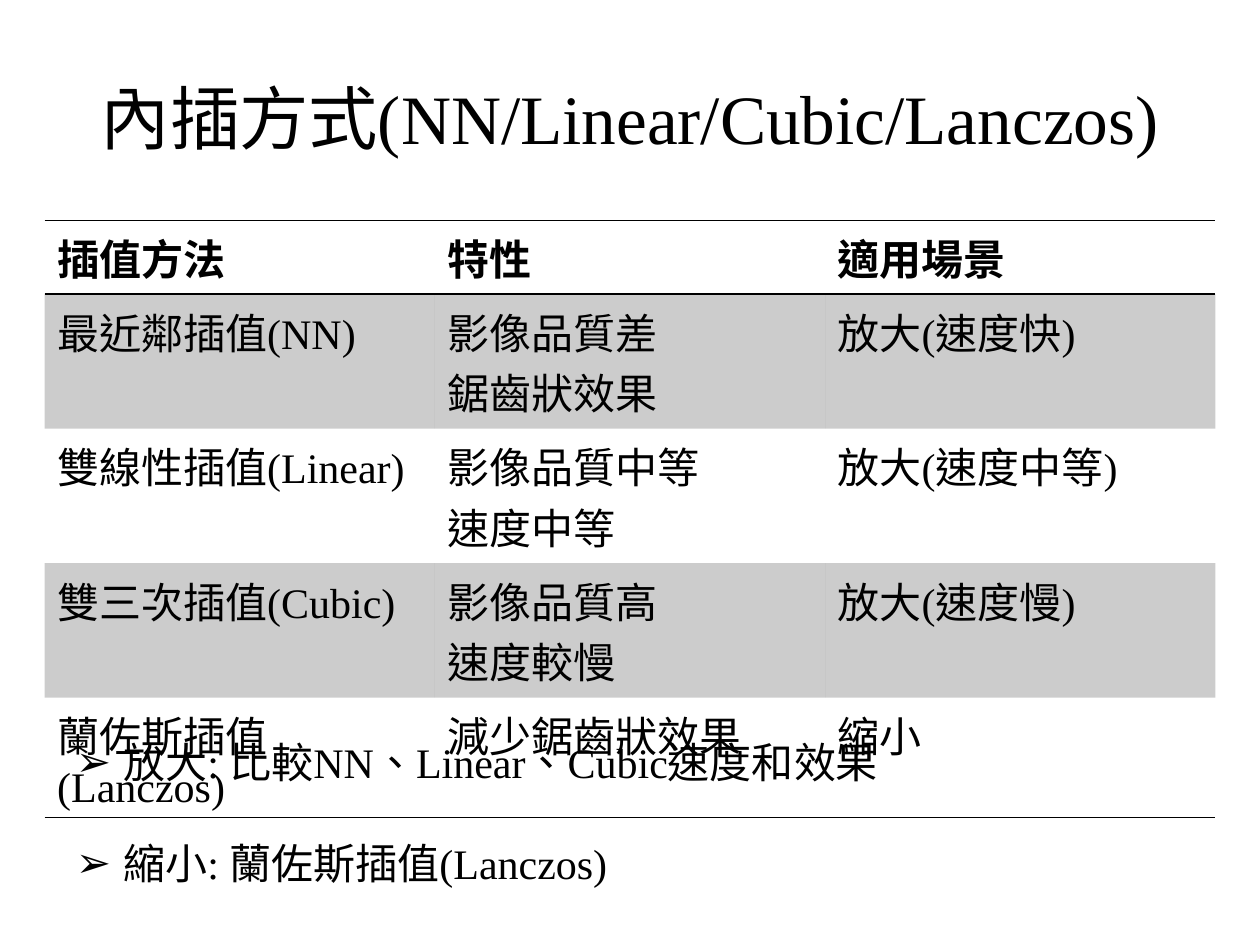
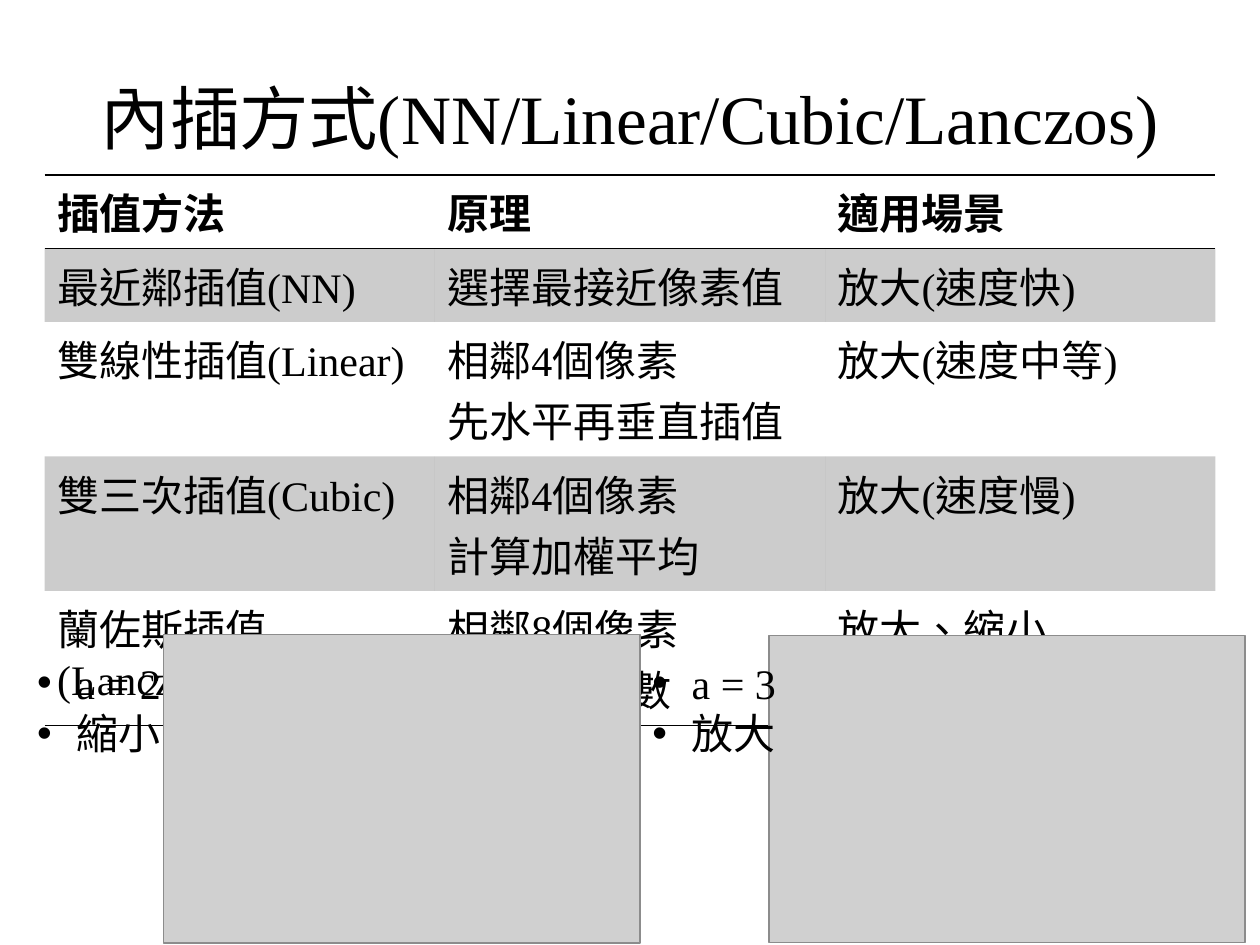
Before and after one commit to Teng91/RESTful-server-with-APIs, a slide deck: slide 16 of AI檢測V4.pptx. Drawn at 1260x945 pixels with LibreOffice and Linux fonts; fonts in the diff are those of the drawing; grey boxes stand for pictures. Boxes give left, top, right and bottom in pixels: in the first picture for what was removed or moved away, otherwise in the second. Text is boxed around its words. In the diff, an @@ line names an element or a change of style, - is before the commit and + after.

```diff
--- a/AI檢測V4.pptx
+++ b/AI檢測V4.pptx
@@ table at (x1=44, y1=175, x2=1216, y2=719) @@
-row 1, column 2: 特性
+row 1, column 2: 原理
-row 2, column 2: 影像品質差 / 鋸齒狀效果
+row 2, column 2: 選擇最接近像素值
-row 3, column 2: 影像品質中等 / 速度中等
+row 3, column 2: 相鄰4個像素 / 先水平再垂直插值
-row 4, column 2: 影像品質高 / 速度較慢
+row 4, column 2: 相鄰4個像素 / 計算加權平均
-row 5, column 2: 減少鋸齒狀效果
+row 5, column 2: 相鄰8個像素 / Lanczos函數
-row 5, column 3: 縮小
+row 5, column 3: 放大、縮小
@@ table resized from (x1=44, y1=220, x2=1216, y2=815) to (x1=44, y1=175, x2=1216, y2=719) @@
@@ picture added at (x1=164, y1=635, x2=640, y2=944) @@
@@ picture added at (x1=769, y1=635, x2=1245, y2=941) @@
@@ text added at (x1=76, y1=667, x2=161, y2=753), 24 pt, text #000000 @@
+• a = 2
+• 縮小
@@ text added at (x1=692, y1=666, x2=776, y2=760), 24 pt, text #000000 @@
+• a = 3
+• 放大
@@ text removed at (x1=123, y1=736, x2=878, y2=888) @@
-➢ 放大: 比較NN、Linear、Cubic速度和效果
-➢ 縮小: 蘭佐斯插值(Lanczos)
```
Also in this commit, not shown: 3 other slides changed, 3 other files.
